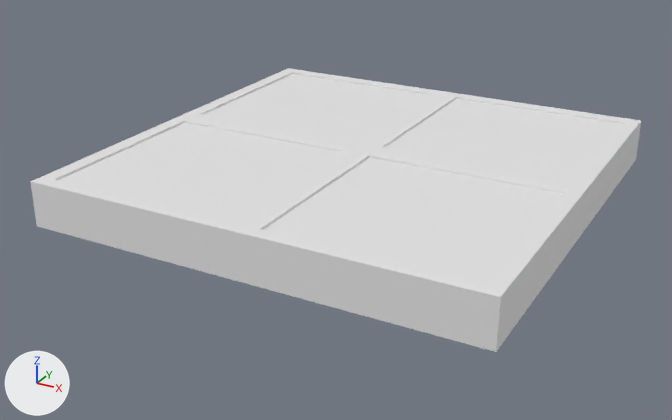
Two versions of the FBX model Content/StaticMeshes/floor-grate_2m.fbx, one commit apart.
Before and after are seen from a camera (50 mm lens) standing at (1.78, -3.48, 1.61) and looking at (-0.07, -0.12, -0.07). The axes (+X, +Y, +Z) are drawn at lower left. The lights are the same throughout. Where no turn or scale is listed for an object, it has been applied to the vertices.

In view in the first picture: 'Platform_2x2'.
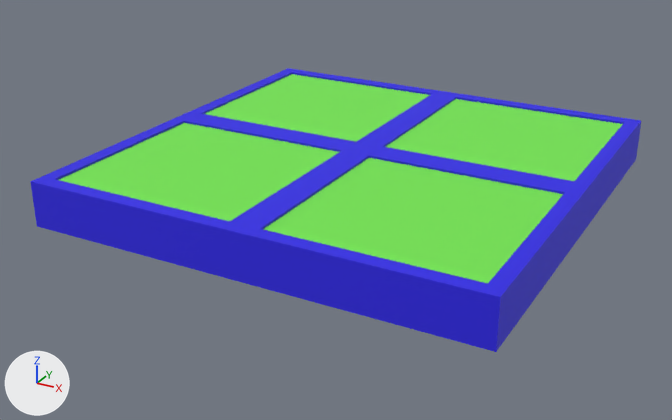
The change, as a diff of the scene's bpy script:
```diff
--- a/Content/StaticMeshes/floor-grate_2m.fbx.py
+++ b/Content/StaticMeshes/floor-grate_2m.fbx.py
@@ mat_metal @@
+mat_metal = principled_material('Metal')
+mat_metal.base_color = (0.0252, 0.016, 0.8)  # blue #2c22e7
+mat_metal.roughness = 0.69
@@ mat_floor_grate @@
+mat_floor_grate = principled_material('Floor_Grate')
+mat_floor_grate.base_color = (0.179, 0.8, 0.082)  # green #75e751
+mat_floor_grate.roughness = 0.69
@@ mat_3_alt_material @@
+mat_3_alt_material = principled_material('3_Alt_Material')
+mat_3_alt_material.base_color = (0.8, 0.8, 0.8)  # white #e7e7e7
+mat_3_alt_material.roughness = 0.69
@@ me_cube_001 @@
 me_cube_001.from_pydata(...)  # 82 vertices, 64 faces; spans x -1.0..1.0, y -1.0..1.0, z -0.1..0.1
 # used by ob_platform_2x2; location = (0.0, 0.0, 0.1)
+# me_cube_001 part 1: all 4 faces centred in x -0.5..0.5, y -0.5..0.5, z 0.09 switch from no material to mat_floor_grate (green #75e751)
+# me_cube_001 part 2: 56 of the faces centred in x -1.0..1.0, y -1.0..1.0, z -0.1..0.1 switch from no material to mat_metal (blue #2c22e7)
+me_cube_001.materials.append(mat_3_alt_material)  # white #e7e7e7
```

What differs and where, as boxes (x1, y1, x2, y2) in the pictures (672 x 420 px):
part 1 of me_cube_001, recoloured (white to green): (59, 74, 623, 283) in both
part 2 of me_cube_001, recoloured (white to blue): (31, 68, 641, 352) in both
